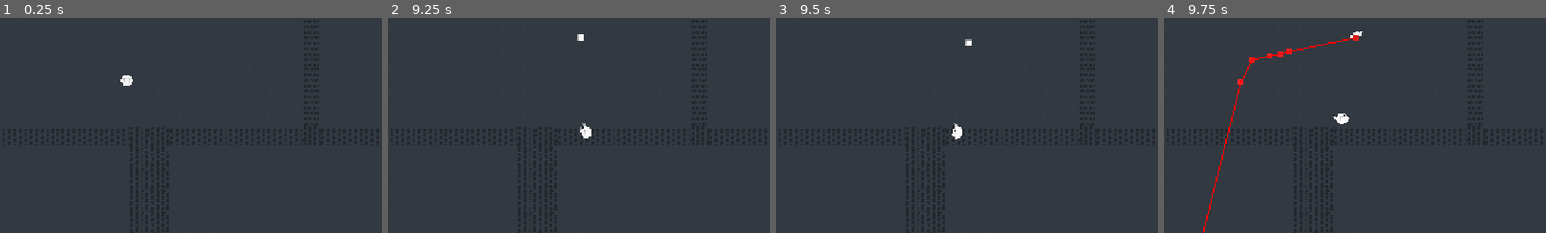
Above: before the commit, frames 1-4 (left to right).
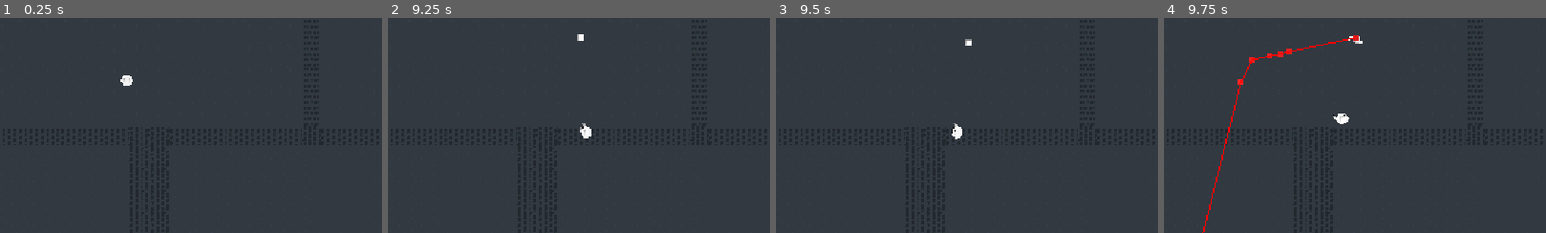
Above: after the commit, the same moments.

Repository: Hammster/GameJam-Oct-2026
Game: Godot game, scene res://Game.tscn
Two runs of this game, one before a commit and one after it. Both use one fixed random seed, a clock stepped at 60 frames per second and the inputs below.
Inputs:
- Up to frame 1 (0.25 s): no input
- Up to frame 2 (9.25 s): tap Enter at 0.5, 4.25 s; hold D (move_right) 0.53-1.28 s; hold S (move_back) 1.28-2.03 s; tap Space at 2, 5 s; hold D (move_right) 2.03-2.78 s; hold W (move_forward) 2.78-3.53 s; hold A (move_left) 3.53-5.03 s; hold S (move_back) 5.03-5.78 s; hold D (move_right) 5.78-6.53 s; hold W (move_forward) 6.53-7.28 s; hold D (move_right) 7.28-8.03 s; hold S (move_back) 8.03-8.78 s; hold A (move_left) from 8.78 s (still down)
- Up to frame 3 (9.5 s): keep holding A (move_left)
- Up to frame 4 (9.75 s): tap Enter at 9.5 s; release A (move_left) at 9.53 s; hold W (move_forward) from 9.53 s (still down)
The pictures show only the part of the screen within x 35-85%, y 35-85%; the shares and areas given below are measured in that part.

Frames 1-3 are identical in both runs. In frame 4, less than 0.1% of the frame differs, in the area x 48-52%, y 6-12%.

Commit message:
Fix skeleton orientation

Diff:
--- a/skeleton/skeleton.tscn
+++ b/skeleton/skeleton.tscn
@@ -12,6 +12,7 @@
 script = ExtResource("2_eh87f")
 
 [node name="character-skeleton" parent="." unique_id=286325279 instance=ExtResource("1_f33b7")]
+transform = Transform3D(-0.99999994, 0, -8.742277e-08, 0, 1, 0, 8.742277e-08, 0, -0.99999994, 0, 0, 0)
 
 [node name="CollisionShape3D" type="CollisionShape3D" parent="." unique_id=848738643]
 transform = Transform3D(1, 0, 0, 0, 1, 0, 0, 0, 1, 0, 0.37865093, 0)
--- a/skeleton/skeleton_ai.gd
+++ b/skeleton/skeleton_ai.gd
@@ -21,7 +21,7 @@
 
 var state: State
 var timer := 0.0
-var direction := Vector3(0.0, 0.0, -1.0)
+var direction := Vector3(0.0, 0.0, 1.0)
 
 func _ready():
 	set_state(State.BURIED)
